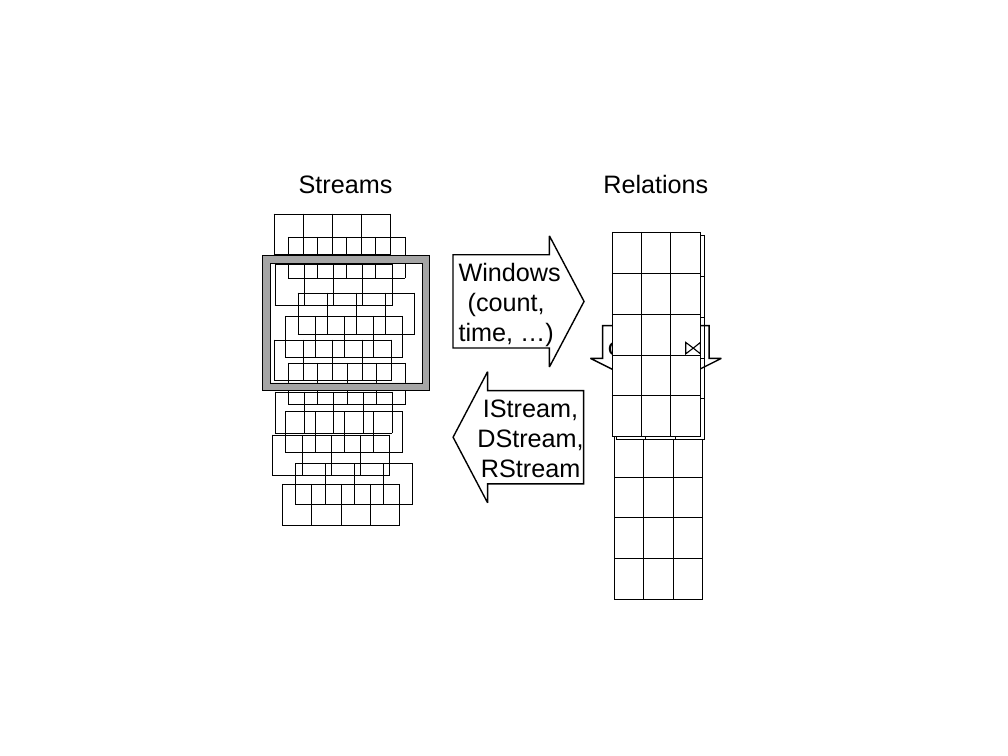
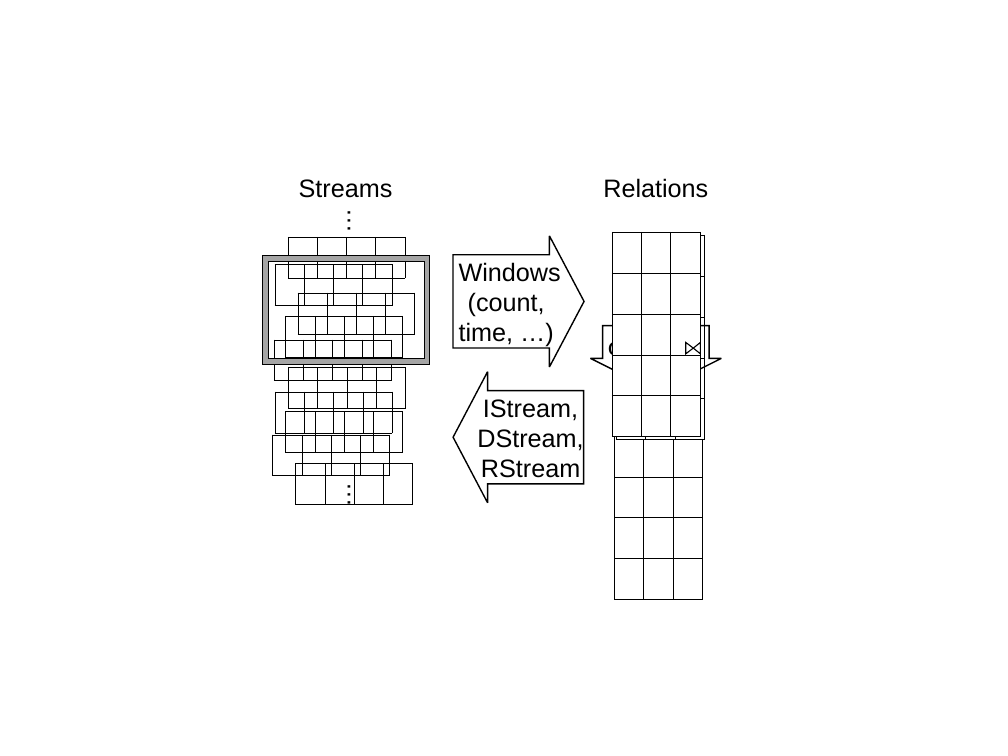
Before and after one commit to sakrsherif/StreamingLanguages-Paper, a slide deck: slide 1 of cqlops.ppt. Drawn at 1008x756 pixels with LibreOffice and Linux fonts; fonts in the diff are those of the drawing. Boxes give left, top, right and bottom in pixels: in the first picture for what was removed or moved away, otherwise in the second. Text is boxed around its words. In the diff, an @@ line names an element or a change of style, - is before the commit and + after.

```diff
--- a/cqlops.ppt
+++ b/cqlops.ppt
@@ text added at (x1=320, y1=198, x2=360, y2=243), 18 pt, text #000000 @@
+…
@@ table removed at (x1=274, y1=214, x2=391, y2=231), 1 rows, 4 columns @@
- |  |  | 
@@ freeform shape resized from (x1=263, y1=256, x2=430, y2=390) to (x1=263, y1=256, x2=430, y2=364) @@
@@ 2 texts, 1 table moved together from (x1=288, y1=174, x2=708, y2=380) to (x1=288, y1=178, x2=708, y2=385) @@
@@ text added at (x1=320, y1=472, x2=360, y2=518), 18 pt, text #000000 @@
+…
@@ table removed at (x1=282, y1=484, x2=399, y2=501), 1 rows, 4 columns @@
- |  |  | 
```
Also in this commit, not shown: 2 other files.
